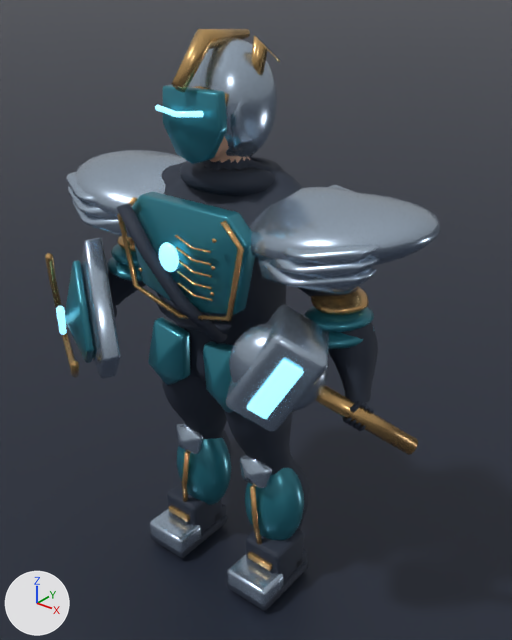
One commit to the Blender file ArtSource/Heroes/Kaelon.blend: the scene before it, then after it.
Before and after are seen from a camera (50 mm lens) standing at (1.49, -1.74, 2.18) and looking at (0.04, 0.07, 1.06). The axes (+X, +Y, +Z) are drawn at lower left. The lights are the same throughout. The first picture is the older version.

Before the edit, the objects in view are built like this:
```python
ob_df_anatomy = bpy.data.objects.new('DF_Anatomy', me_df_anatomy)
ob_df_anatomy.location = (0.0, 0.0, 0.0)
ob_df_weaponl = bpy.data.objects.new('DF_WeaponL', me_df_weaponl)
ob_df_weaponl.location = (0.0, 0.0, 0.0)
ob_df_weaponr = bpy.data.objects.new('DF_WeaponR', me_df_weaponr)
ob_df_weaponr.location = (0.0, 0.0, 0.0)
# also in view: 'Plane' at (0.0, 0.0, 0.0)
```
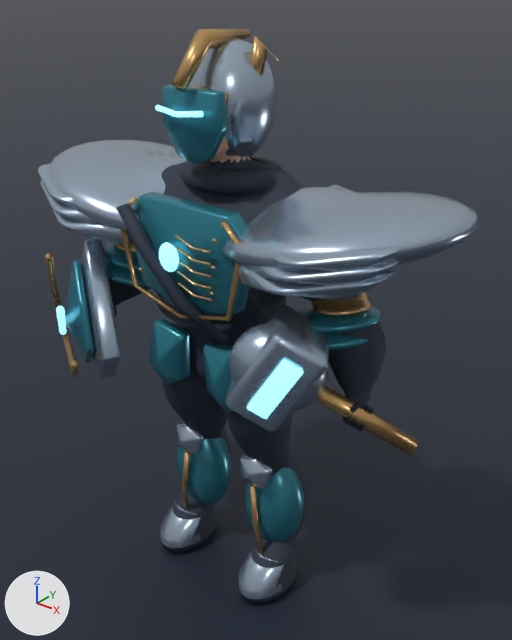
What changed in the scene script:
```text
Change me_df_anatomy:
    used by ob_df_anatomy; location = (0.0, 0.0, 0.0)
    remove me_df_anatomy.from_pydata(...)  # 23966 vertices, 22891 faces; spans x -0.7..0.7, y -0.33..0.3, z 0.02..2.05
    add me_df_anatomy.from_pydata(...)  # 23374 vertices, 22207 faces; spans x -0.81..0.81, y -0.36..0.39, z 0.02..2.05
    me_df_anatomy part 1: the loose piece of 128 vertices spanning x -0.63..-0.28, y -0.27..-0.11, z 1.41..1.5 is multiplied about its middle by the matrix ((1.269, 0.001, 0.058), (-0.001, 1.27, 0.008), (-0.058, -0.008, 1.269)), then moved by (-0.03, -0.06, 0.01)
    me_df_anatomy part 2: the loose piece of 128 vertices spanning x -0.62..-0.27, y -0.27..-0.1, z 1.37..1.46 is multiplied about its middle by the matrix ((1.259, -0.003, -0.136), (-0.003, 1.3, -0.01), (-0.078, -0.007, 1.041)), then moved by (-0.02, -0.06, 0.01)
    me_df_anatomy part 3: the loose piece of 128 vertices spanning x 0.28..0.63, y -0.27..-0.11, z 1.41..1.5 is multiplied about its middle by the matrix ((1.269, -0.001, -0.058), (0.001, 1.27, 0.008), (0.058, -0.008, 1.269)), then moved by (0.03, -0.06, 0.01)
    me_df_anatomy part 4: the loose piece of 128 vertices spanning x 0.27..0.62, y -0.27..-0.1, z 1.37..1.46 is multiplied about its middle by the matrix ((1.259, 0.003, 0.136), (0.003, 1.3, -0.01), (0.078, -0.007, 1.041)), then moved by (0.02, -0.06, 0.01)
    me_df_anatomy part 5: a new loose piece of 24 vertices spanning x -0.28..-0.15, y -0.12..-0.08, z 0.15..0.17, in mat_brushed_silver (blue #afc0d3)
    me_df_anatomy part 6: a new loose piece of 24 vertices spanning x 0.15..0.28, y -0.12..-0.08, z 0.15..0.17, in mat_brushed_silver (blue #afc0d3)
    me_df_anatomy part 7: 80 vertices moved within x -0.55..0.57, y -0.18..0.11, z 1.03..1.54; 3133 vertices removed from x -0.7..0.7, y -0.27..0.3, z 1.03..1.6; 3133 vertices added at x -0.81..0.81, y -0.35..0.39, z 1.03..1.61
    me_df_anatomy part 8: 958 vertices removed from x -0.31..0.31, y -0.22..0.09, z 0.02..0.22; 318 vertices added at x -0.31..0.31, y -0.21..0.08, z 0.02..0.21
```

Pixel boxes [x1, y1, x2, y2] of what changed, in the pictures (512 x 640 px; the box of a moved part takes in the faces that stretch with it):
'DF_Anatomy', reshaped (18% wider): before [66, 29, 440, 611]; after [38, 29, 480, 603]
part 1 of me_df_anatomy, moved or reshaped: before [68, 186, 118, 220]; after [40, 180, 104, 225]
part 2 of me_df_anatomy, moved or reshaped: before [72, 199, 131, 237]; after [52, 209, 134, 245]
part 3 of me_df_anatomy, moved or reshaped: before [267, 258, 380, 279]; after [250, 261, 400, 285]
part 4 of me_df_anatomy, moved or reshaped: before [258, 258, 377, 294]; after [239, 265, 394, 300]
part 5 of me_df_anatomy, added: after [174, 501, 197, 516]
part 6 of me_df_anatomy, added: after [252, 547, 280, 564]
part 7 of me_df_anatomy, moved or reshaped: before [66, 150, 440, 393]; after [38, 140, 480, 394]
part 8 of me_df_anatomy, cut back: before [150, 482, 308, 611]; after [160, 492, 298, 603]
